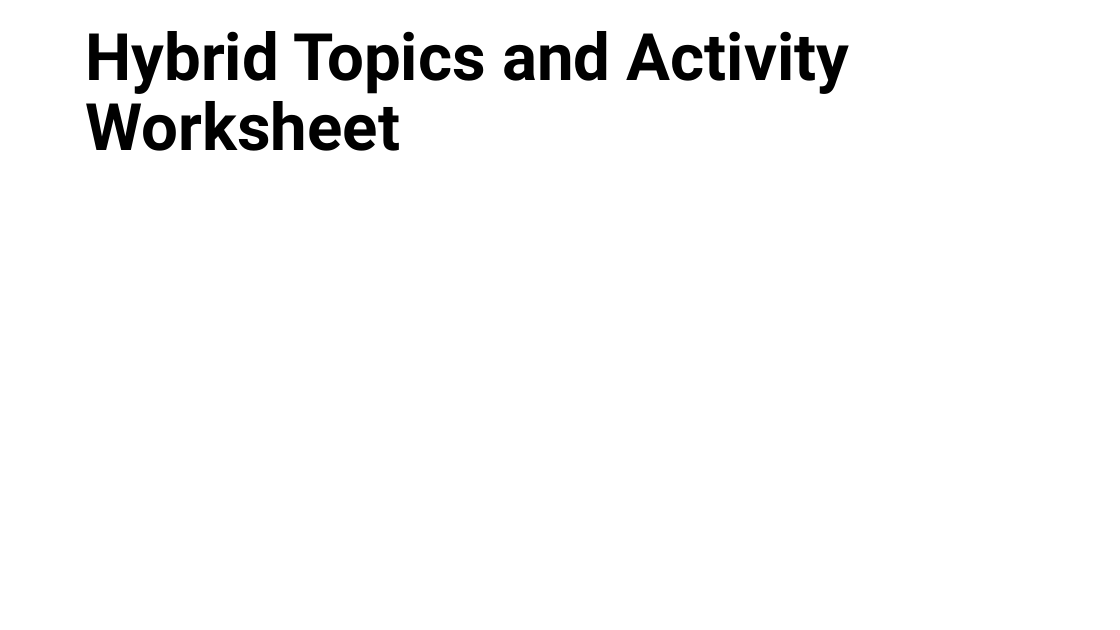
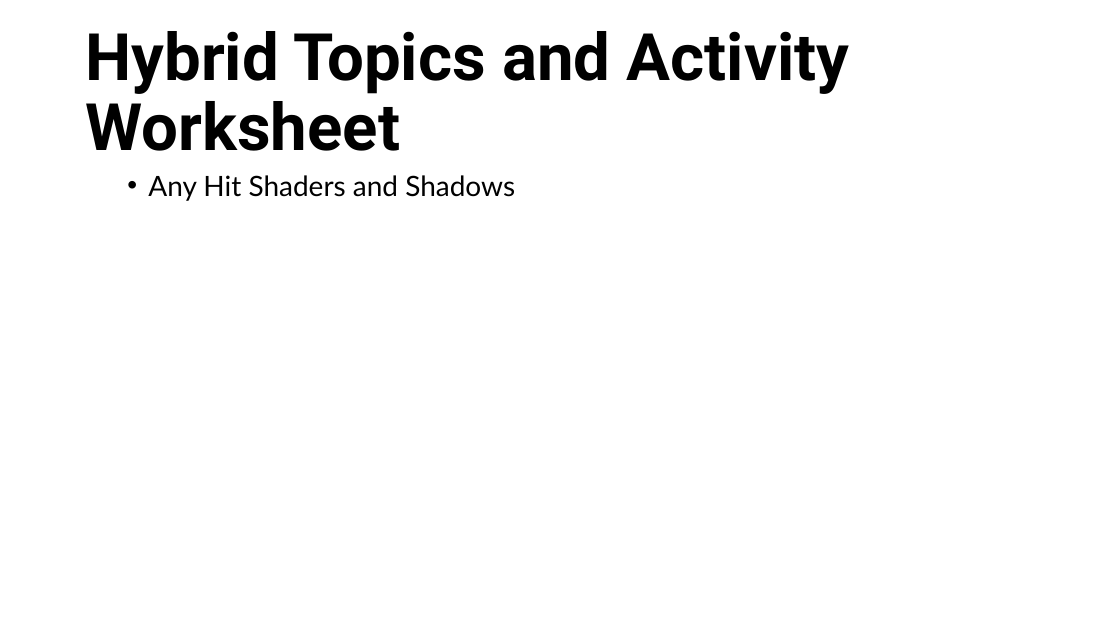
Before and after one commit to RahidZaman/cs481681-cgr, a slide deck: slide 16 of slides/pptx/week04.pptx (slide 4 before the commit). Drawn at 1120x630 pixels with LibreOffice and Linux fonts; fonts in the diff are those of the drawing; background and template pictures are left out. Boxes give left, top, right and bottom in pixels: in the first picture for what was removed or moved away, otherwise in the second. Text is boxed around its words. In the diff, an @@ line names an element or a change of style, - is before the commit and + after.

```diff
--- a/slides/pptx/week04.pptx
+++ b/slides/pptx/week04.pptx
@@ text added at [148, 175, 515, 201], 24 pt, text #000000 @@
+  • Any Hit Shaders and Shadows
```
Also in this commit, not shown: 1 other slide changed, 14 slides added, 2 slides removed, 40 other files.
